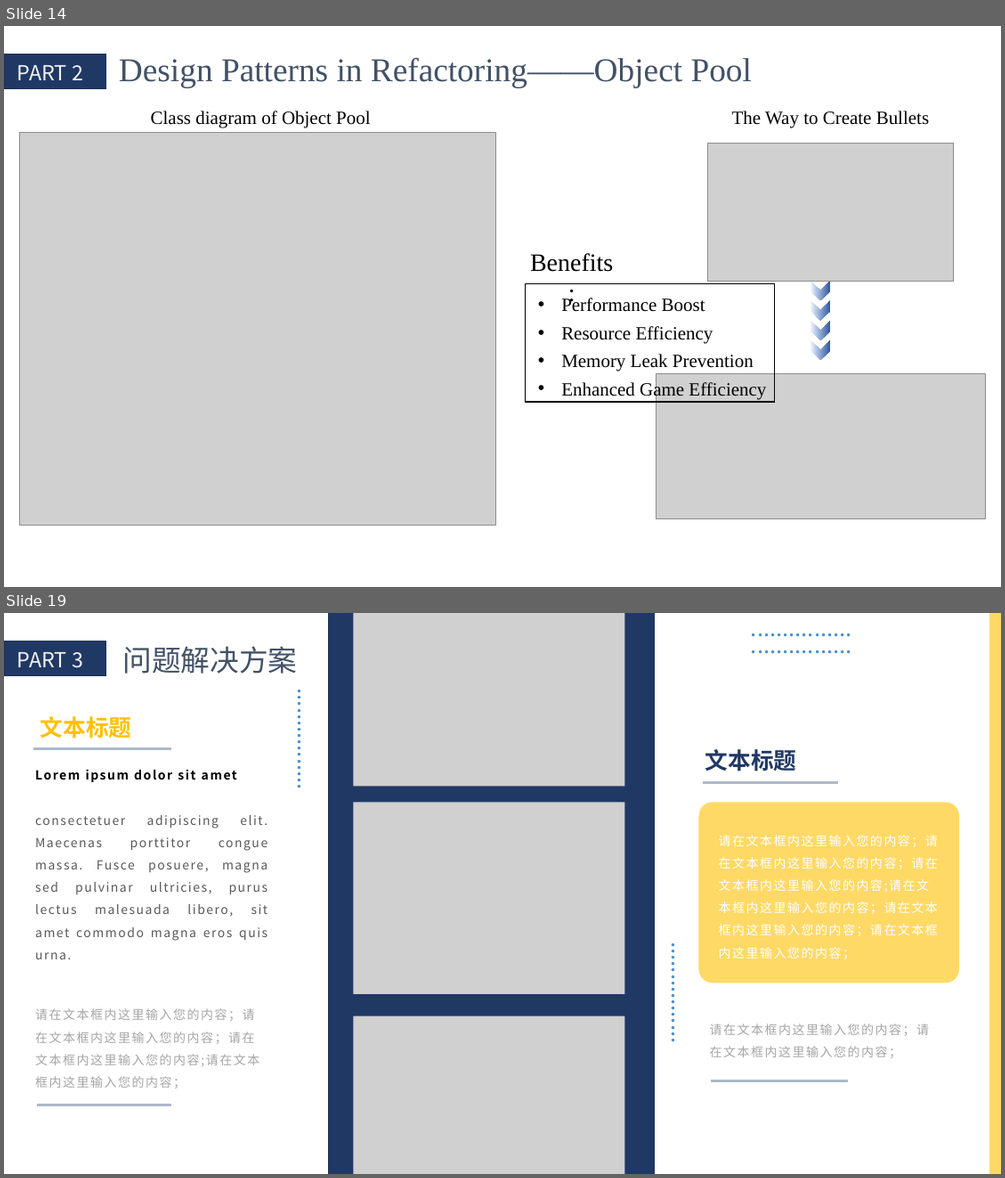
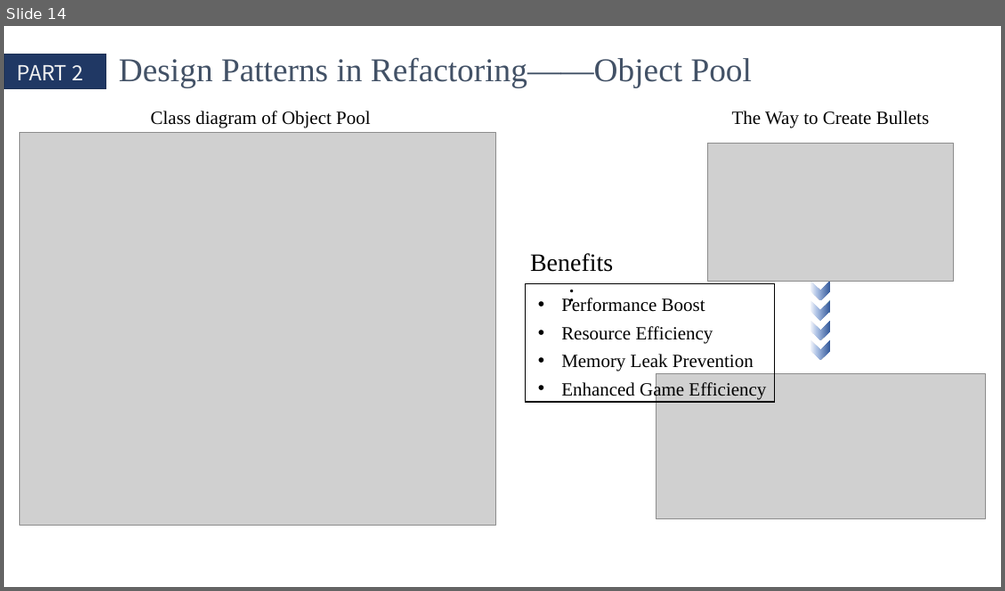
Before and after one commit to QinCheng0928/Cocos2d, a slide deck: 文档/DesignPattern.pptx. Shown one above the other, each under a label of ours: slides 14 and 19 before the commit, slide 14 after it; the slides between them are not shown. The pictures are 1005x1178 and 1005x591 pixels, drawn with LibreOffice and Linux fonts; fonts in the diff are those of the drawing; grey boxes stand for pictures. Boxes give left, top, right and bottom in pixels: in the first picture for what was removed or moved away, otherwise in the second. Text is boxed around its words. In the diff, an @@ line names an element or a change of style, - is before the commit and + after.

```diff
--- a/文档/DesignPattern.pptx
+++ b/文档/DesignPattern.pptx
@@ slide 19 removed at box(4, 613, 1001, 1174), background #FFFFFF @@
@@ rectangle removed at box(329, 613, 654, 1174) @@
@@ picture removed at box(353, 613, 624, 786) @@
@@ text removed at box(744, 626, 983, 662) @@
-................
@@ text removed at box(744, 613, 983, 645) @@
-................
@@ line removed from (995, 613) to (995, 1174) @@
@@ rectangle removed at box(4, 641, 105, 676) @@
@@ text removed at box(17, 652, 83, 668) @@
-PART 3
@@ text removed at box(123, 646, 298, 674) @@
-问题解决方案
@@ text removed at box(290, 681, 324, 920) @@
-................
@@ text removed at box(40, 716, 132, 738) @@
-文本标题
@@ line removed from (34, 749) to (171, 749) @@
@@ text removed at box(705, 749, 797, 771) @@
-文本标题
@@ line removed from (704, 783) to (838, 783) @@
@@ text removed at box(75, 815, 268, 914) @@
-Lorem ipsum dolor sit amet
-consectetuer adipiscing elit. Maecenas porttitor congue massa. Fusce posuere, magna sed pulvinar ultricies, purus lectus malesuada libero, sit amet commodo magna eros quis urna.
@@ picture removed at box(353, 803, 624, 994) @@
@@ rounded rectangle removed at box(699, 803, 959, 983) @@
@@ text removed at box(719, 835, 938, 959) @@
-请在文本框内这里输入您的内容；请在文本框内这里输入您的内容；请在文本框内这里输入您的内容;请在文本框内这里输入您的内容；请在文本框内这里输入您的内容；请在文本框内这里输入您的内容；
@@ text removed at box(663, 934, 699, 1174) @@
-................
@@ text removed at box(35, 1008, 259, 1088) @@
-请在文本框内这里输入您的内容；请在文本框内这里输入您的内容；请在文本框内这里输入您的内容;请在文本框内这里输入您的内容；
@@ picture removed at box(353, 1016, 624, 1174) @@
@@ text removed at box(710, 1023, 929, 1058) @@
-请在文本框内这里输入您的内容；请在文本框内这里输入您的内容；
@@ line removed from (712, 1081) to (849, 1081) @@
@@ line removed from (37, 1105) to (171, 1105) @@
```
Also in this commit, not shown: 6 slides changed, 5 other slides removed, 59 other files.
